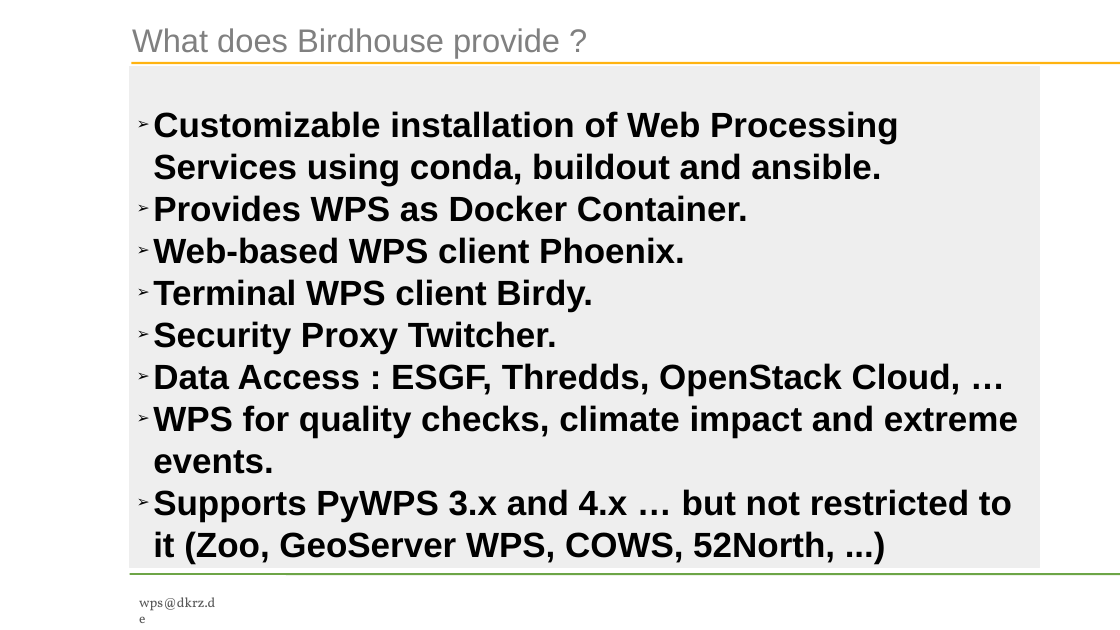
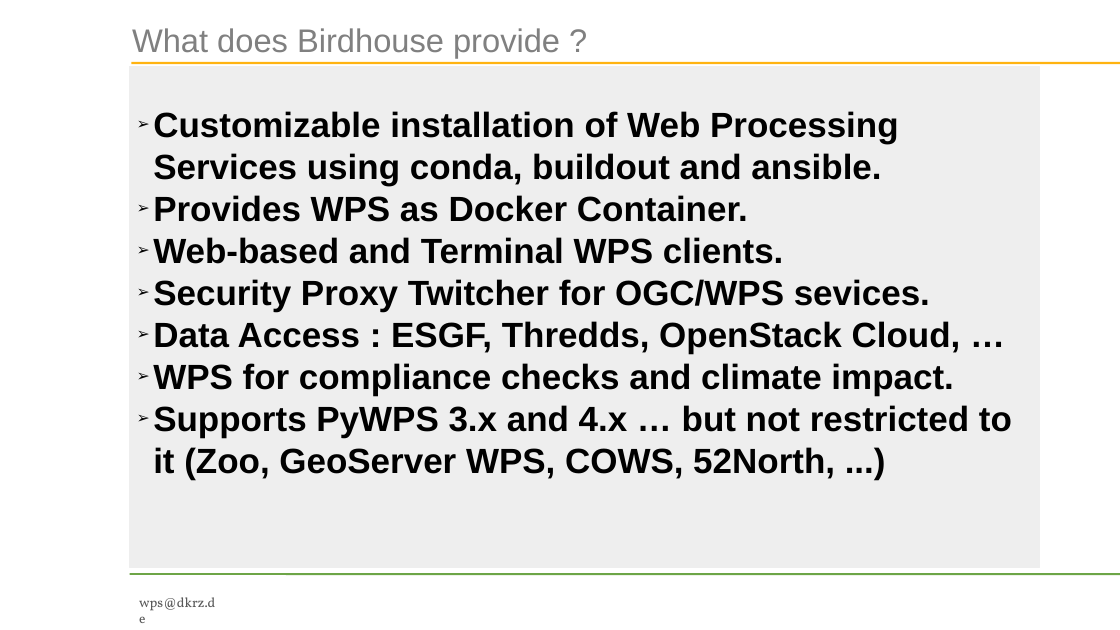
Before and after one commit to bird-house/birdhouse-docs, a slide deck: slide 4 of slides/birdhouse-esgf-f2f-2016/birdhouse-esgf-f2f-2016.odp. Drawn at 1120x630 pixels with LibreOffice and Linux fonts; fonts in the diff are those of the drawing; background and template pictures are left out. Boxes give left, top, right and bottom in pixels: in the first picture for what was removed or moved away, otherwise in the second. Text is boxed around its words. In the diff, an @@ line names an element or a change of style, - is before the commit and + after.

Commit message:
added text to example slides

```diff
--- a/slides/birdhouse-esgf-f2f-2016/birdhouse-esgf-f2f-2016.odp
+++ b/slides/birdhouse-esgf-f2f-2016/birdhouse-esgf-f2f-2016.odp
@@ text in rectangle at [153, 237, 930, 312]: text changed @@
-➢ Web-based WPS client Phoenix.
-➢ Terminal WPS client Birdy.
-➢ Security Proxy Twitcher.
+➢ Web-based and Terminal WPS clients.
+➢ Security Proxy Twitcher for OGC/WPS sevices.
@@ text in rectangle at [153, 363, 953, 396]: text changed @@
-➢ WPS for quality checks, climate impact and extreme events.
+➢ WPS for compliance checks and climate impact.
```
Also in this commit, not shown: 5 other slides changed, 1 slide added, 1 slide removed.
